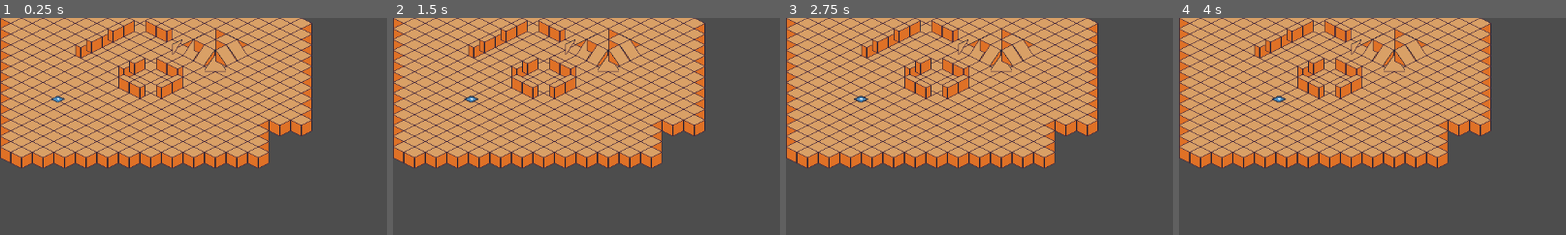
Above: before the commit, frames 1-4 (left to right).
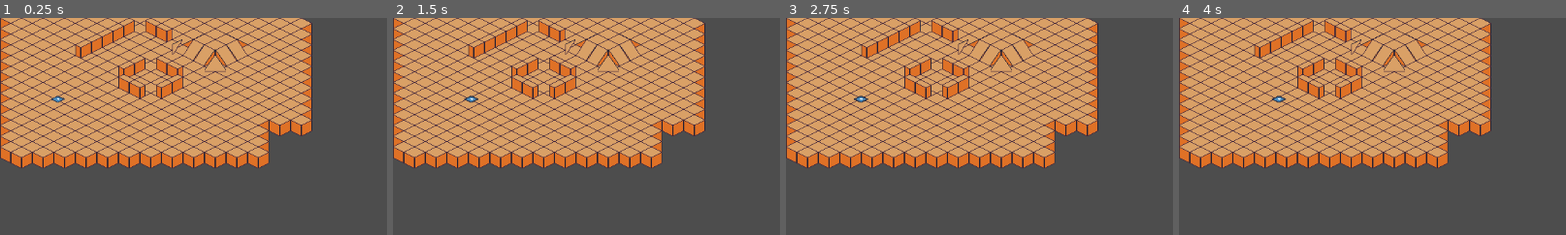
Above: after the commit, the same moments.

Repository: Technical-Incompetence/cliche
Game: Godot game, scene res://example.tscn
The game is run twice, just before and just after one commit, with the same random seed, the same clock (stepped at 60 frames per second) and the same inputs. The engine's default icon, where the game draws it, is replaced by a stand-in: a white triangle on a blue panel in a dark square.
Inputs:
- Up to frame 1 (0.25 s): no input
- Up to frame 2 (1.5 s): tap Enter (ui_accept) at 0.5, 0.77, 1.25 s; hold Right (ui_right) from 0.53 s (still down)
- Up to frame 3 (2.75 s): tap Enter (ui_accept) at 1.52, 2 s; release Right (ui_right) at 2.03 s; hold Left (ui_left) from 2.03 s (still down)
- Up to frame 4 (4 s): tap Enter (ui_accept) at 2.75, 3.02, 3.5, 3.77 s; release Left (ui_left) at 2.78 s; hold Right (ui_right) from 2.78 s (still down)
The pictures show only the part of the screen within x 0-50%, y 0-50%; the shares and areas given below are measured in that part.

The runs differ from the first frame. In frame 1, 0.4% of the frame differs, in the area x 22-59%, y 5-26%; in frame 2, 0.4%; in frame 3, 0.4%; in frame 4, 0.4%.

Commit message:
forgot to save :|

Diff:
--- a/example.tscn
+++ b/example.tscn
@@ -196,9 +196,9 @@
 layer_1/name = "Level 1"
 layer_1/enabled = true
 layer_1/modulate = Color(1, 1, 1, 1)
-layer_1/y_sort_enabled = false
+layer_1/y_sort_enabled = true
 layer_1/y_sort_origin = 0
-layer_1/z_index = 0
+layer_1/z_index = 1
 layer_1/tile_data = PackedInt32Array(327683, 0, 1, 262148, 0, 1, 196612, 0, 1, 131077, 0, 1, 65541, 0, 1, 65542, 65536, …(395 unchanged characters)…
 
 [node name="CharacterBody2D" parent="TileMap" instance=ExtResource("3_ot6bu")]
